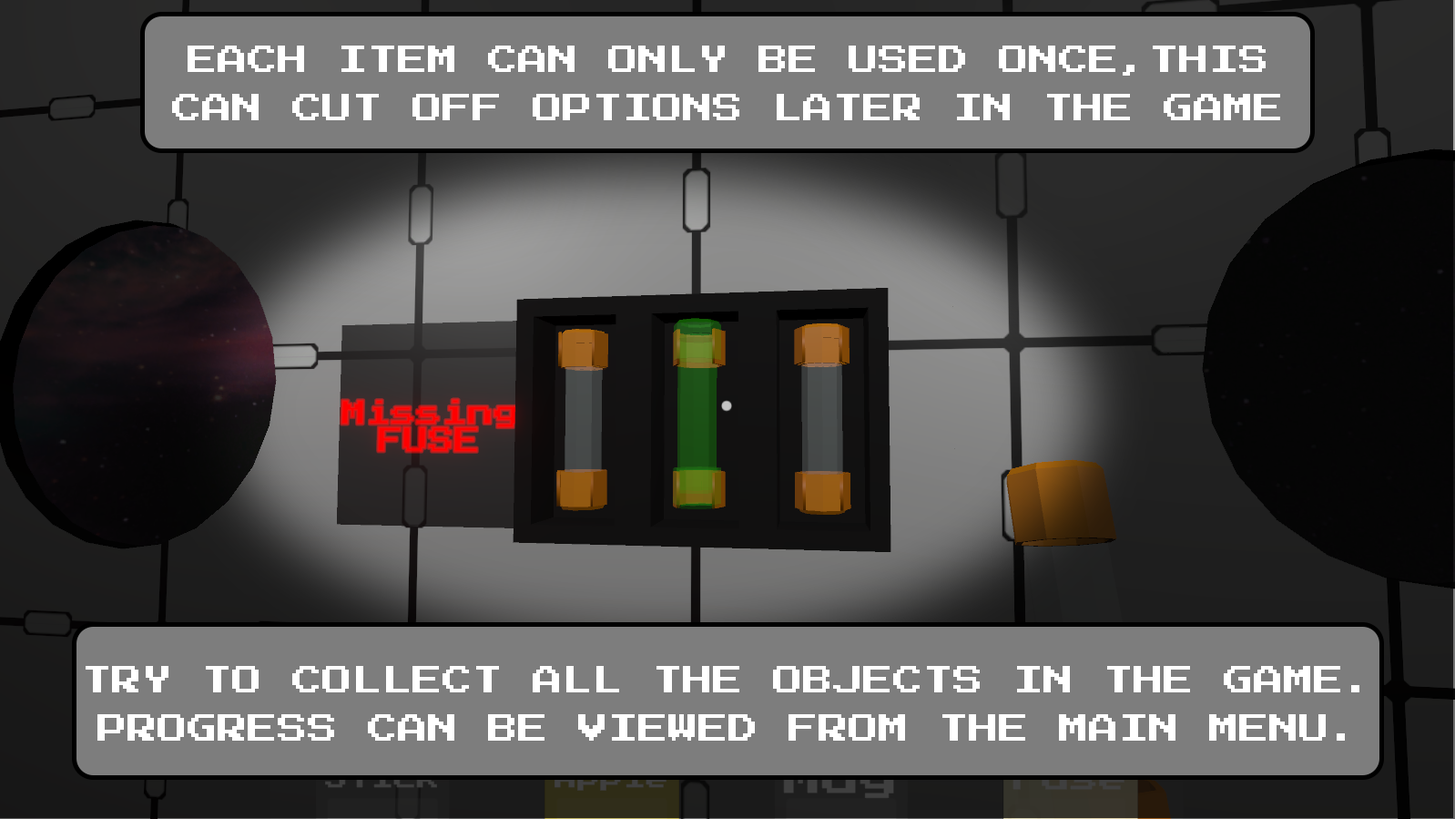
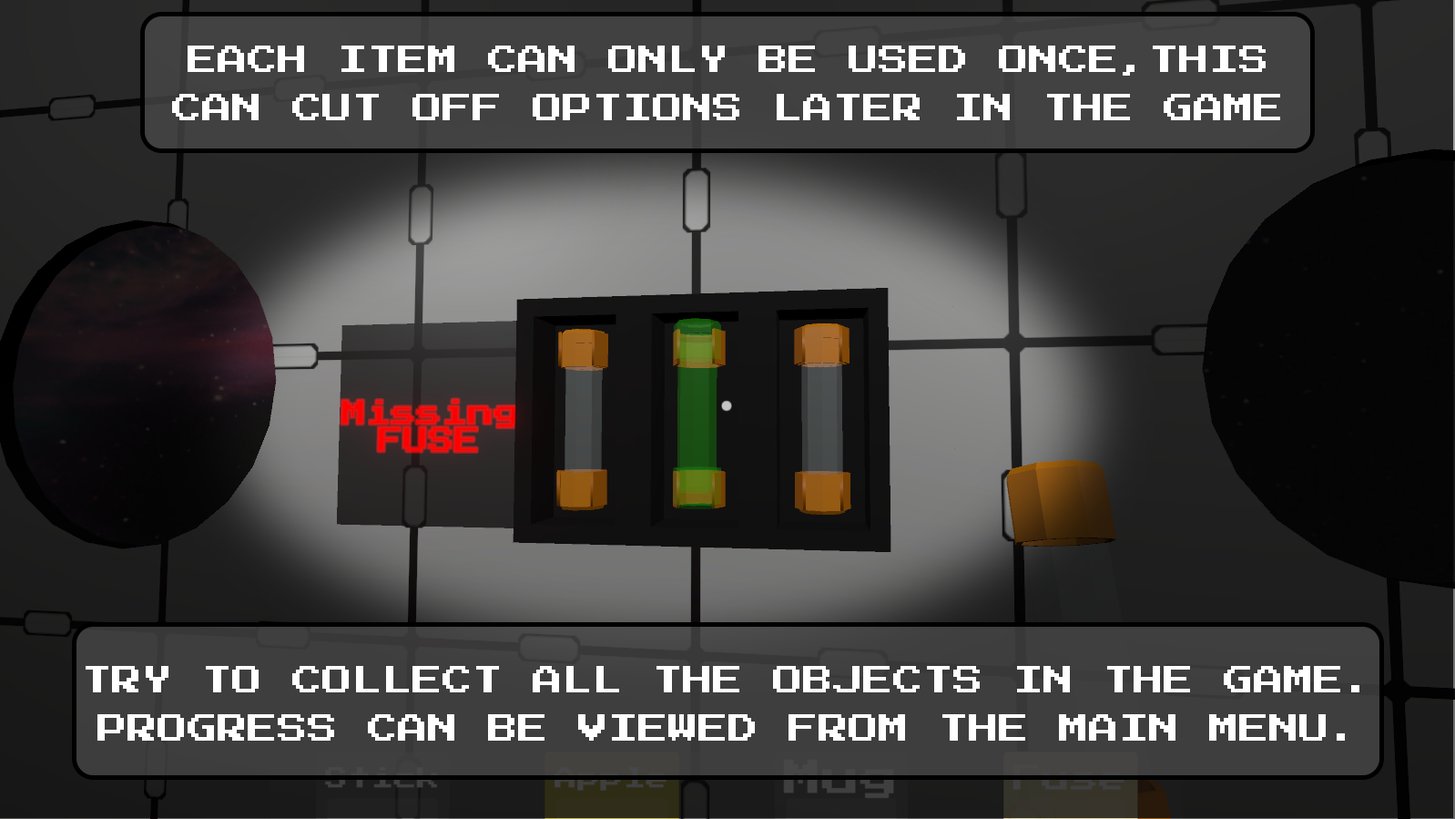
Two versions of the same layered image (1455x819). Layer-by-layer changes:
painted on "Rectangle 1 copy 2" over [76, 626, 1380, 775]
painted on "Rectangle 1 copy" over [144, 16, 1311, 149]
